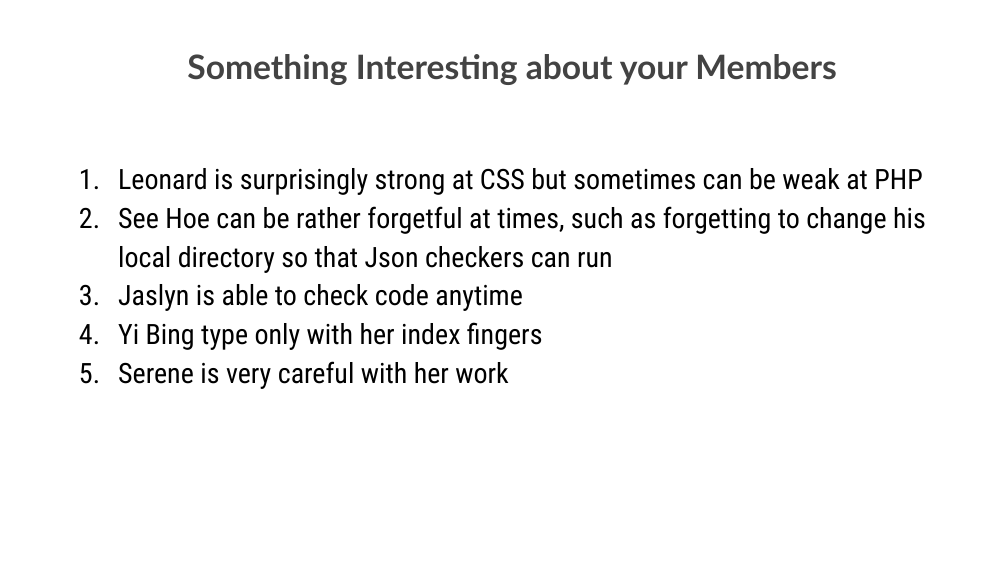
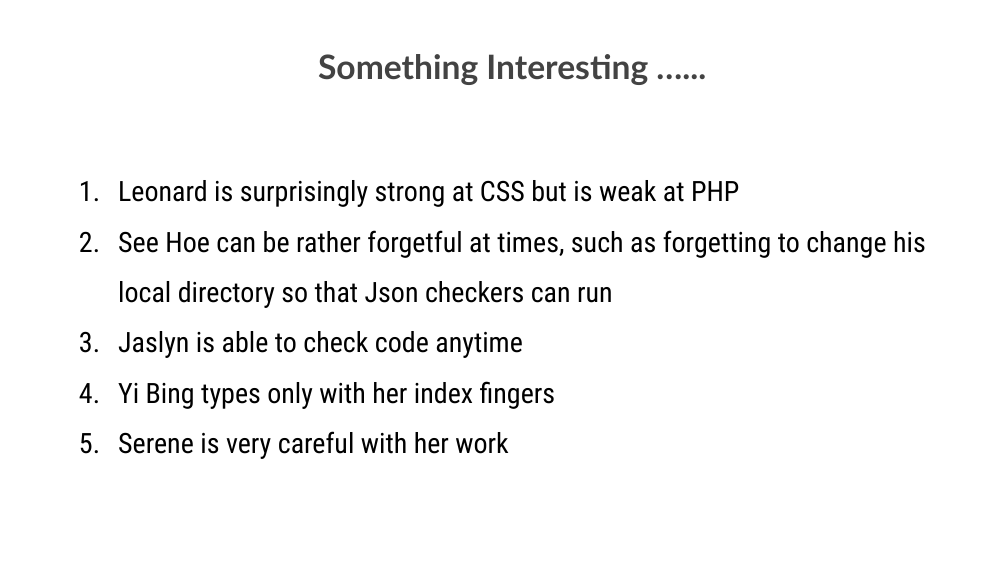
Before and after one commit to one-ice/IS212-Software-Project-Management, a slide deck: slide 26 of presentations/Final Presentation.pptx. Drawn at 1008x567 pixels with LibreOffice and Linux fonts; fonts in the diff are those of the drawing; background and template pictures are left out. Boxes give left, top, right and bottom in pixels: in the first picture for what was removed or moved away, otherwise in the second. Text is boxed around its words. In the diff, an @@ line names an element or a change of style, - is before the commit and + after.

```diff
--- a/presentations/Final Presentation.pptx
+++ b/presentations/Final Presentation.pptx
@@ title at bbox=[318, 54, 648, 85]: text changed @@
-Something Interesting about your Members
+Something Interesting …...
@@ text at bbox=[118, 180, 739, 207]: text changed @@
-1. Leonard is surprisingly strong at CSS but sometimes can be weak at PHP
+1. Leonard is surprisingly strong at CSS but is weak at PHP
@@ text at bbox=[118, 230, 926, 459]: line spacing 1.15 to 1.5 @@
@@ text at bbox=[118, 381, 556, 409]: text changed @@
-4. Yi Bing type only with her index fingers
+4. Yi Bing types only with her index fingers
```
Also in this commit, not shown: 4 other slides changed.
